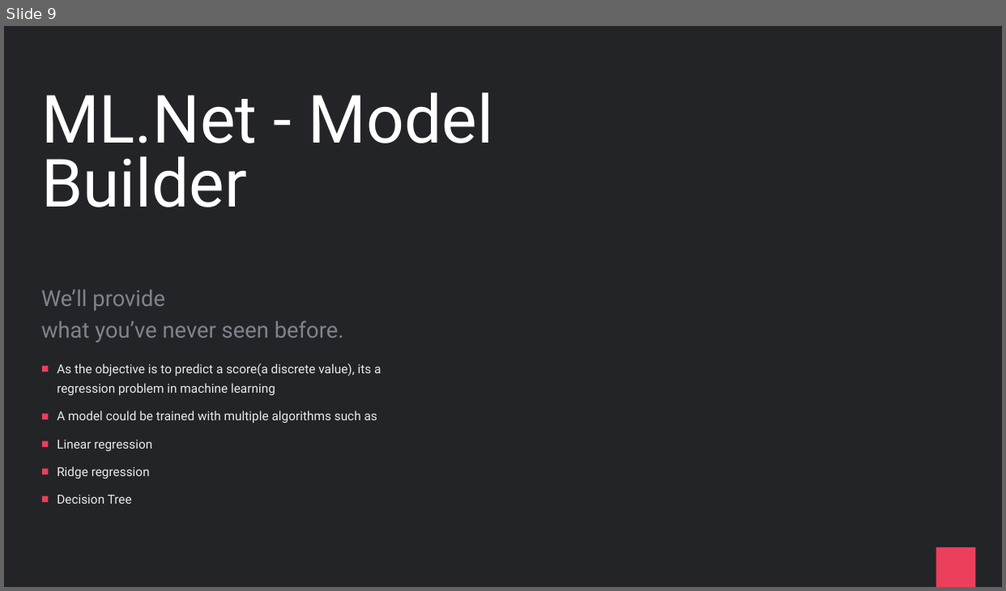
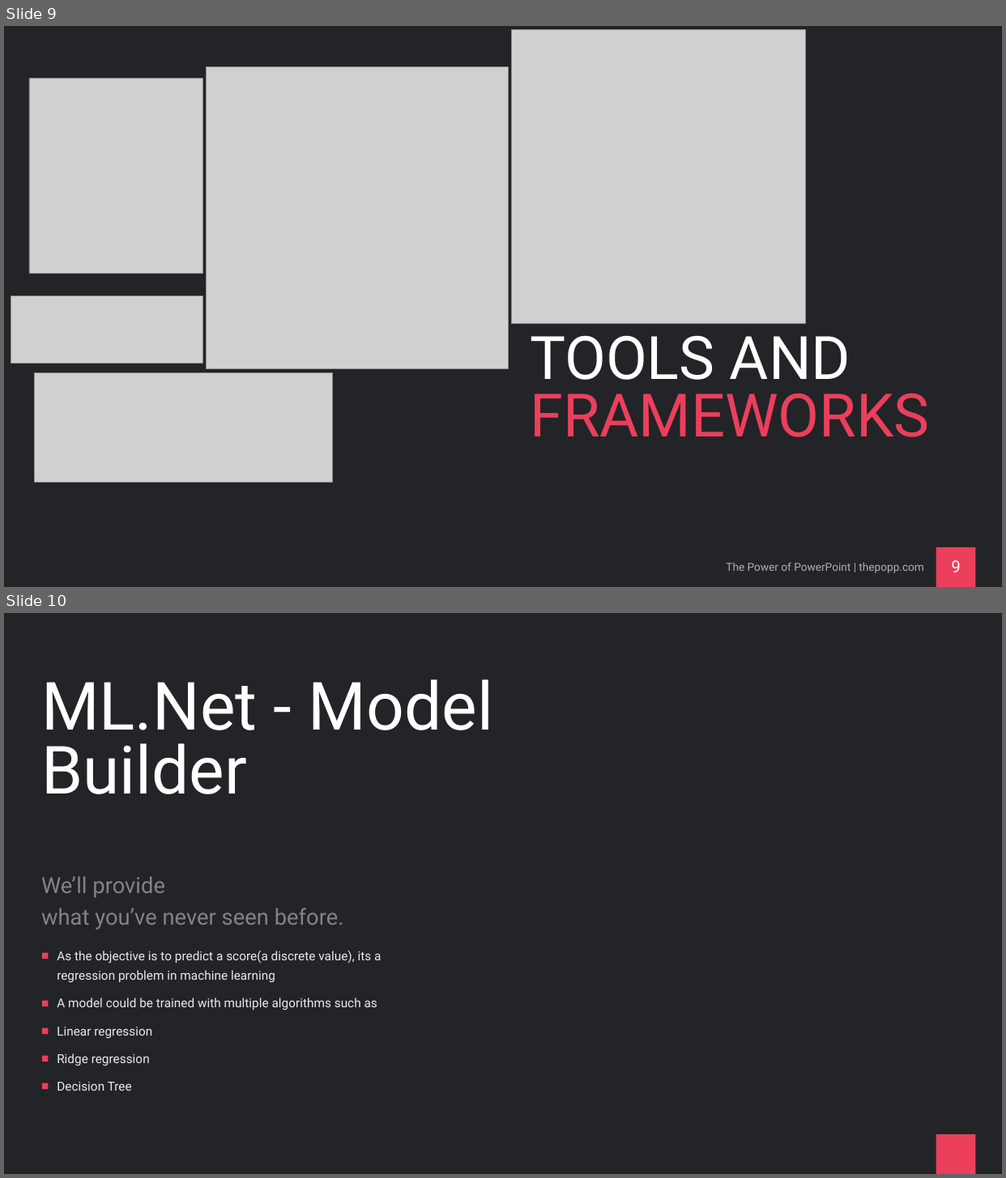
Before and after one commit to praveenraghuvanshi/tech-sessions, a slide deck: 16062021-Global-AI-Community-2021/cricket-analytics.pptx. Shown one above the other, each under a label of ours: slide 9 before the commit, slides 9 and 10 after it. The pictures are 1006x591 and 1006x1178 pixels, drawn with LibreOffice and Linux fonts; fonts in the diff are those of the drawing; grey boxes stand for pictures. Boxes give left, top, right and bottom in pixels: in the first picture for what was removed or moved away, otherwise in the second. Text is boxed around its words. In the diff, an @@ line names an element or a change of style, - is before the commit and + after.

```diff
--- a/16062021-Global-AI-Community-2021/cricket-analytics.pptx
+++ b/16062021-Global-AI-Community-2021/cricket-analytics.pptx
@@ slide 9 added at (x1=4, y1=26, x2=1002, y2=587), background #222427; not listed: 1 template element that a slide beside it also shows @@
@@ picture added at (x1=511, y1=29, x2=805, y2=323) @@
@@ picture added at (x1=206, y1=66, x2=509, y2=369) @@
@@ picture added at (x1=29, y1=78, x2=202, y2=273) @@
@@ picture added at (x1=11, y1=296, x2=202, y2=363) @@
@@ title added at (x1=530, y1=335, x2=929, y2=437), 86.4 pt, text #EB3F5C @@
+TOOLS AND
+FRAMEWORKS
@@ picture added at (x1=34, y1=373, x2=332, y2=483) @@
@@ text added at (x1=726, y1=562, x2=923, y2=574), 16 pt, text #B0B0B0 @@
+The Power of PowerPoint | thepopp.com
@@ page number added at (x1=951, y1=561, x2=961, y2=573), 24 pt, text #FFFFFF @@
+9
@@ what was slide 9 is now slide 10 @@
```
Also in this commit, not shown: 5 slides changed, 2 other slides added, 2 slides removed, 10 other files.
